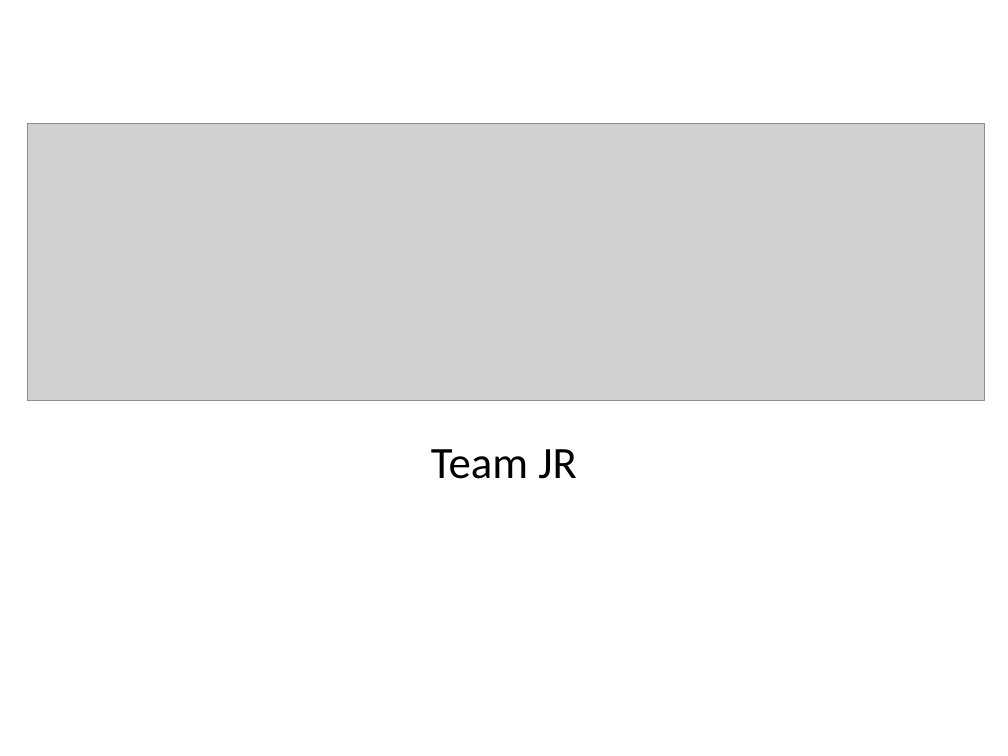
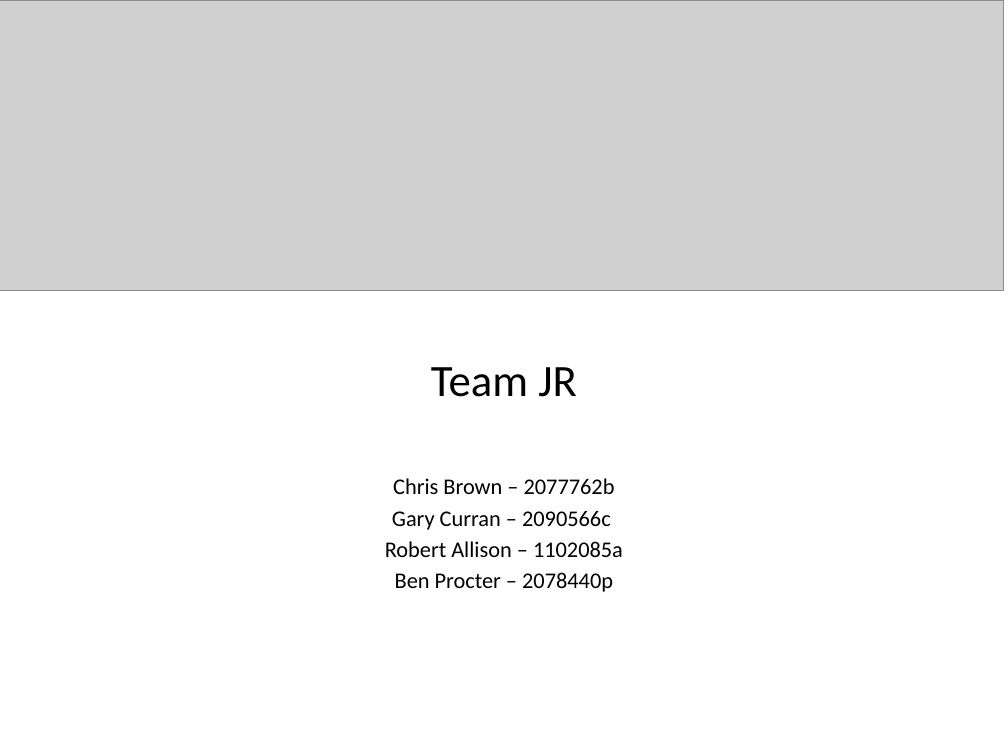
Before and after one commit to JokeRater/JokeRaterRepo, a slide deck: slide 1 of JokeRater.pptx. Drawn at 1008x756 pixels with LibreOffice and Linux fonts; fonts in the diff are those of the drawing; grey boxes stand for pictures; background and template pictures are left out. Boxes give left, top, right and bottom in pixels: in the first picture for what was removed or moved away, otherwise in the second. Text is boxed around its words. In the diff, an @@ line names an element or a change of style, - is before the commit and + after.

```diff
--- a/JokeRater.pptx
+++ b/JokeRater.pptx
@@ picture: place and size @@
-picture at bbox=[28, 124, 985, 401]
+picture at bbox=[0, 0, 1004, 290]
@@ subtitle "Team JR": place and size @@
-subtitle "Team JR" at bbox=[431, 449, 577, 479]
+subtitle "Team JR" at bbox=[385, 367, 623, 592]
@@ subtitle at bbox=[385, 478, 623, 592]: paragraphs added @@
+Chris Brown – 2077762b
+Gary Curran – 2090566c
+Robert Allison – 1102085a
+Ben Procter – 2078440p
```
Also in this commit, not shown: 1 other slide changed, 1 slide added, 1 slide removed, 4 other files.
